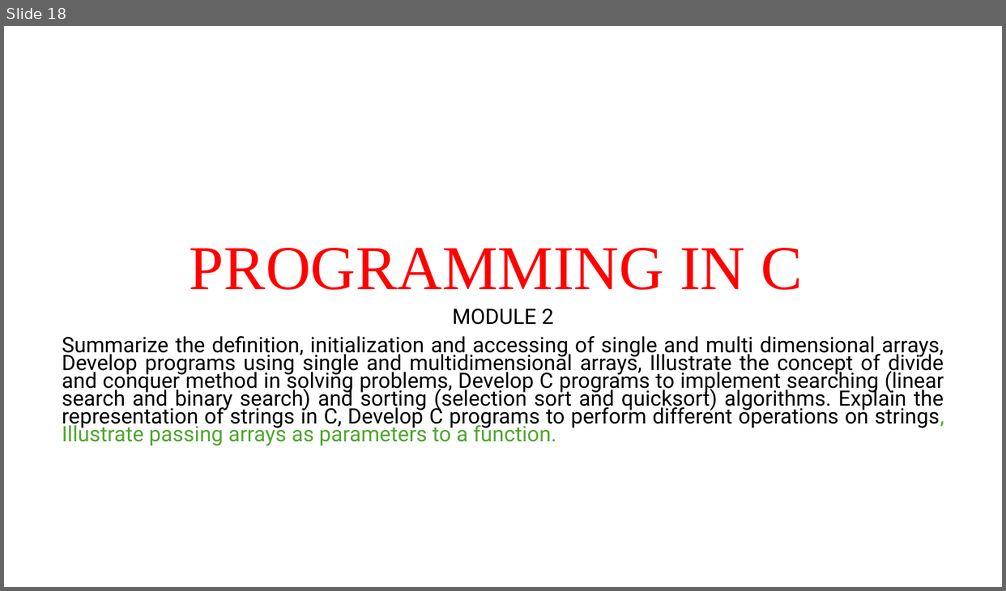
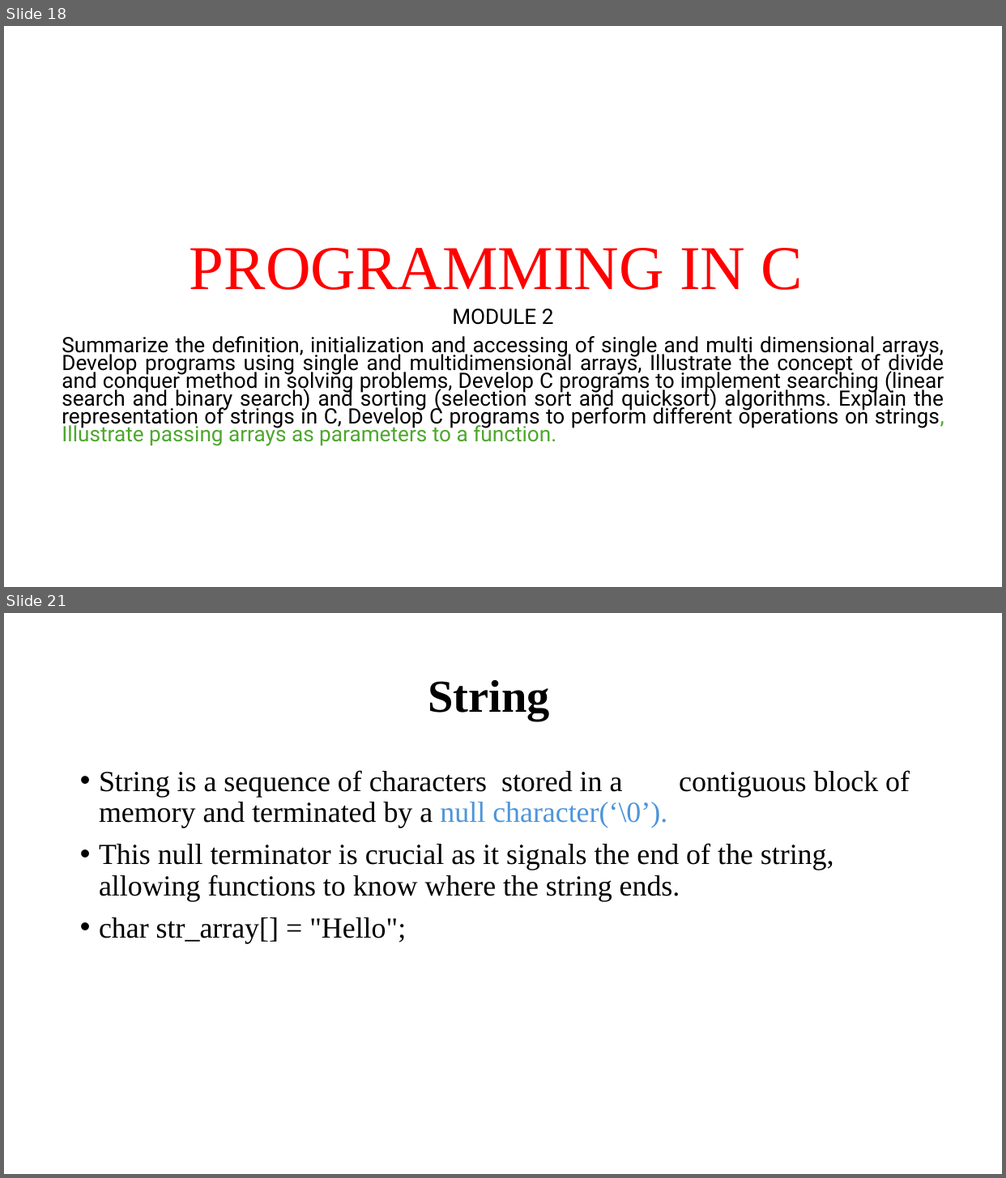
Before and after one commit to Anugrahashaju/S3_Programming_In_C, a slide deck: THEORY/MODULE_2/MODULE2.pptx. Shown one above the other, each under a label of ours: slide 18 before the commit, slides 18 and 21 after it; the slides between them are not shown. The pictures are 1006x591 and 1006x1178 pixels, drawn with LibreOffice and Linux fonts; fonts in the diff are those of the drawing. Boxes give left, top, right and bottom in pixels: in the first picture for what was removed or moved away, otherwise in the second. Text is boxed around its words. In the diff, an @@ line names an element or a change of style, - is before the commit and + after.

Commit message:
added module 3 in teh theory part and added some lab programs of string operations

```diff
--- a/THEORY/MODULE_2/MODULE2.pptx
+++ b/THEORY/MODULE_2/MODULE2.pptx
@@ slide 21 added at [4, 613, 1002, 1174], background #FFFFFF @@
@@ title added at [428, 680, 551, 721], 44 pt, text #000000, bold @@
+String
@@ text added at [99, 770, 910, 943], 28 pt, text #000000 @@
+• String is a sequence of characters stored in a contiguous block of memory and terminated by a null character(‘\0’).
+• This null terminator is crucial as it signals the end of the string, allowing functions to know where the string ends.
+• char str_array[] = "Hello";
```
Also in this commit, not shown: 2 slides changed, 1 other slide added, 7 other files.
